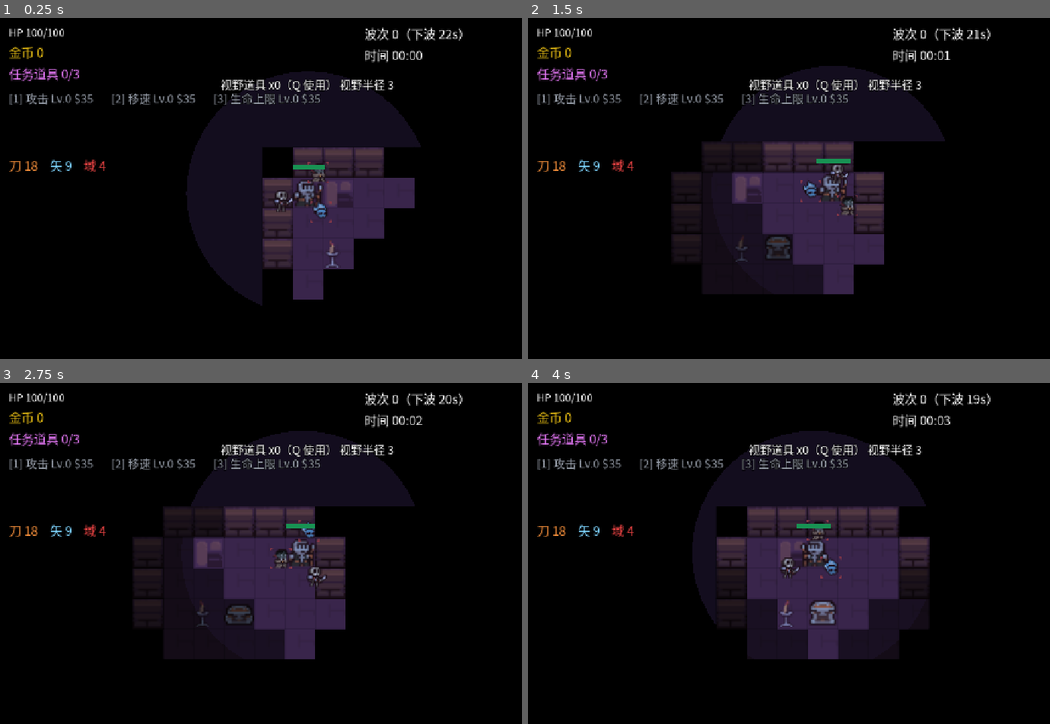
Above: before the commit, frames 1-4 (two rows, left to right).
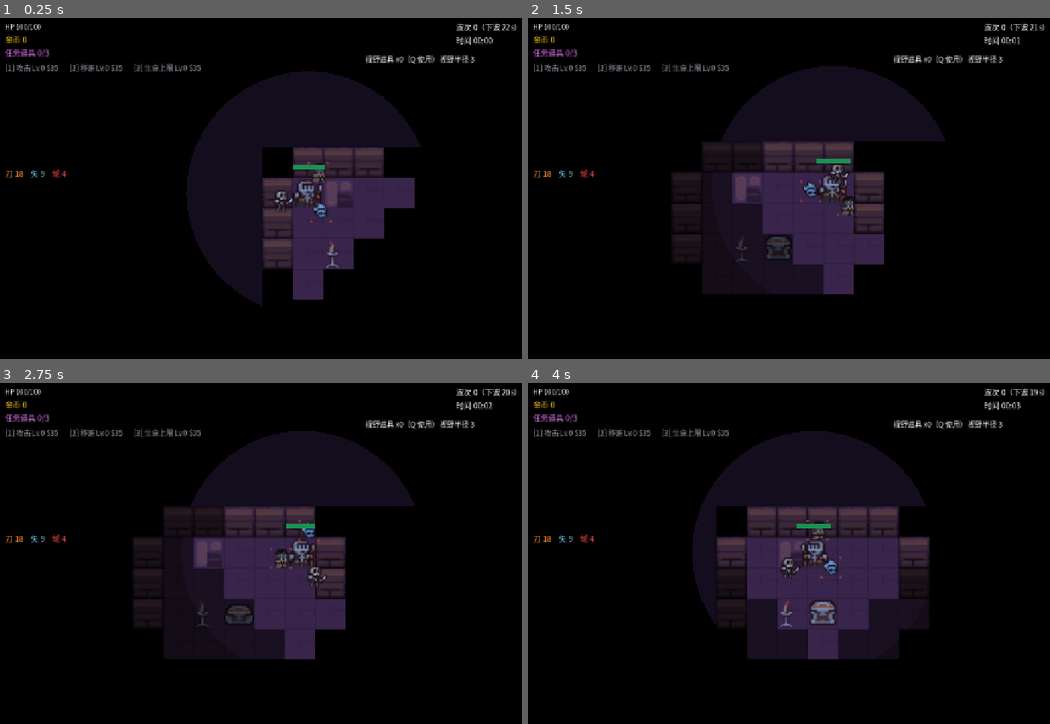
Above: after the commit, the same moments.

Repository: cbglzt-alt/Celta-Force
Game: Godot game, scene res://game/main.tscn
Same seed, same stepped clock (60 frames per second), same inputs: the game is played once before the commit and once after it.
Inputs (mouse positions are in pixels of both pictures, inside the frame that each line leads up to):
- Up to frame 1 (0.25 s): no input
- Up to frame 2 (1.5 s): move the mouse to (966, 171) at 0.52 s; hold D (move_right) 0.53-1.25 s; hold 1 (buy_attack) 0.53-1.25 s; click (966, 171) at 0.67 s; drag from (710, 205) to (799, 256) at 1.27 s
- Up to frame 3 (2.75 s): move the mouse to (365, 478) at 2.02 s; hold D (move_right) from 2.03 s (still down); hold 2 (buy_speed) from 2.03 s (still down)
- Up to frame 4 (4 s): release D (move_right) at 2.75 s; release 2 (buy_speed) at 2.75 s; drag from (799, 621) to (648, 502) at 2.77 s; move the mouse to (1013, 604) at 3.52 s; hold A (move_left) from 3.53 s (still down); hold 1 (buy_attack) from 3.53 s (still down)

The runs differ from the first frame. In frame 1, 3.6% of the frame differs, in the area x 0-100%, y 1-47%; in frame 2, 3.6%; in frame 3, 3.6%; in frame 4, 3.6%.

Commit message:
fix: UI 缩放改用 canvas_transform 读取渲染缩放（DisplayServer 窗口 API 在 Web 不可靠）

Diff:
--- a/chest-rush/game/hud.gd
+++ b/chest-rush/game/hud.gd
@@ -37,13 +37,15 @@
 	_build_ui()
 
 
-## 手机端画布被整体缩小（如 1280 逻辑宽缩到 ~390 物理宽），UI 需按物理宽度
-## 反放大，保证最小字体物理尺寸 ≥12px。桌面窗口不小于设计宽度时保持 1.0。
+## 手机端画布被整体缩小（如 1280 逻辑宽缩到 ~390 CSS 宽），UI 需按画布
+## 实际渲染缩放反放大，保证最小字体物理尺寸 ≥12px。桌面窗口不缩小则保持 1.0。
+## 用 viewport 的 canvas_transform 直接读渲染缩放——比 DisplayServer 窗口
+## API 可靠（后者在 Web/headless 下返回值不稳定，甚至含 devicePixelRatio）。
 func _calc_ui_scale() -> float:
-	var phys := DisplayServer.window_get_size()
-	if phys.x <= 0:
+	var s := get_viewport().get_canvas_transform().get_scale().x
+	if s <= 0.0:
 		return 1.0
-	return clampf(1280.0 / float(phys.x), 1.0, 4.0)
+	return clampf(1.0 / s, 1.0, 4.0)
 
 
 func setup(g: Node2D) -> void:
--- a/chest-rush/game/touch_controls.gd
+++ b/chest-rush/game/touch_controls.gd
@@ -48,12 +48,12 @@
 	_build_buttons()
 
 
-## 与 hud.gd 相同的 UI 反放大策略：手机端画布缩小，触控控件按物理宽度放大
+## 与 hud.gd 相同的 UI 反放大策略：直接读 canvas_transform 的渲染缩放
 func _calc_ui_scale() -> float:
-	var phys := DisplayServer.window_get_size()
-	if phys.x <= 0:
+	var s := get_viewport().get_canvas_transform().get_scale().x
+	if s <= 0.0:
 		return 1.0
-	return clampf(1280.0 / float(phys.x), 1.0, 4.0)
+	return clampf(1.0 / s, 1.0, 4.0)
 
 
 func _exit_tree() -> void:
